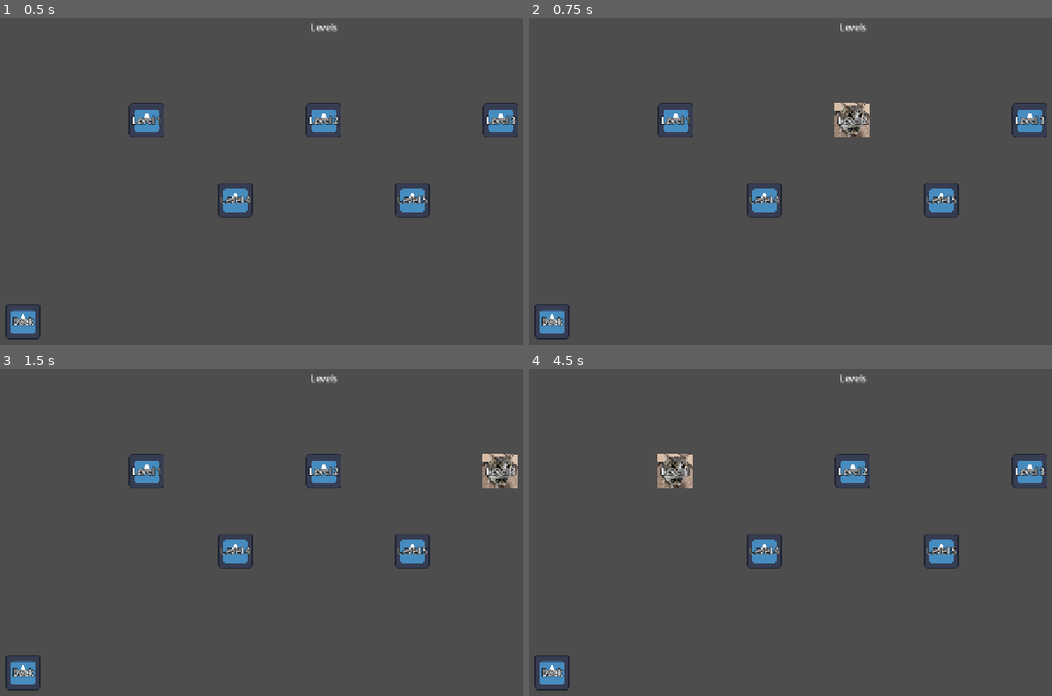
Above: before the commit, frames 1-4 (two rows, left to right).
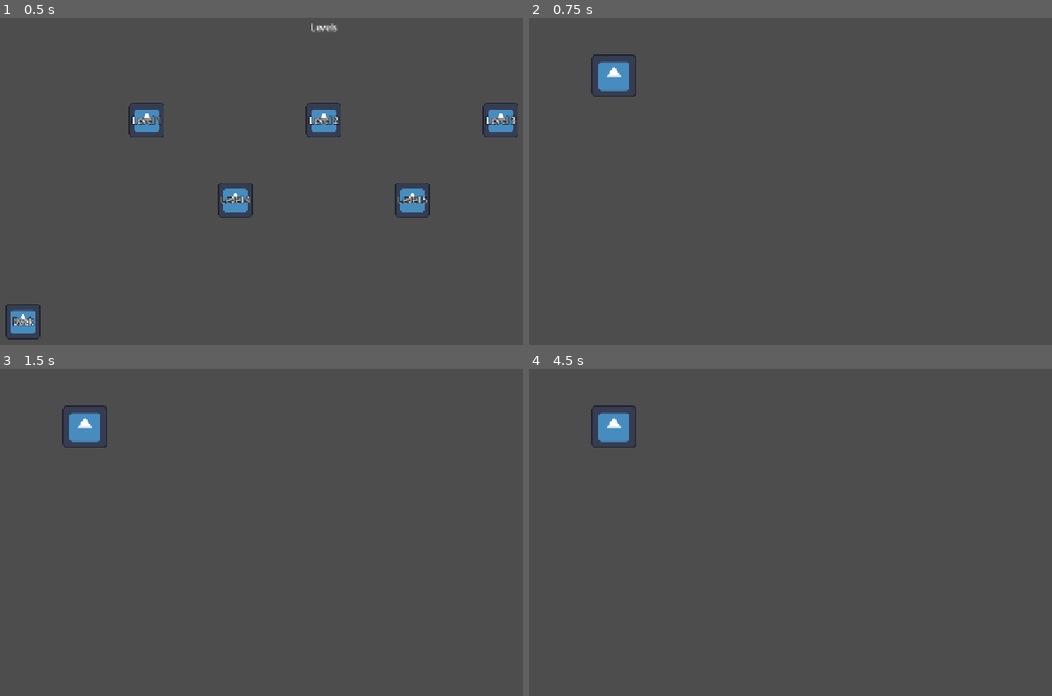
Above: after the commit, the same moments.

Repository: Couselin/RadiacionRune
Game: Godot game, scene res://01_scenes/04_screens/level_selection.tscn
Same seed, same stepped clock (60 frames per second), same inputs: the game is played once before the commit and once after it. This scene is started directly instead of the project's main scene. The engine's default icon, where the game draws it, is replaced by a stand-in: a white triangle on a blue panel in a dark square.
Inputs (mouse positions are in pixels of both pictures, inside the frame that each line leads up to):
- Up to frame 1 (0.5 s): no input
- Up to frame 2 (0.75 s): click "Level 2" at 0.5 s
- Up to frame 3 (1.5 s): click (502, 470) at 1.25 s, where only the run before the commit has a clickable "Level 3"
- Up to frame 4 (4.5 s): click (764, 552) at 2 s, where only the run before the commit has a clickable "Level 4"; click (942, 552) at 2.75 s, where only the run before the commit has a clickable "Level 5"; click (549, 673) at 3.5 s, where only the run before the commit has a clickable "Back"; click (675, 470) at 4.25 s, where only the run before the commit has a clickable "Level 1"

Frame 1 is identical in both runs. In frame 2, 3.4% of the frame differs, in the area x 1-99%, y 1-99%; in frame 3, 3.4%; in frame 4, 3.5%.

Commit message:
:sparkles: UI screens now transition yippiee
99_testLevel is used as a placeholder for the real levels

Diff:
--- /dev/null
+++ b/radiacion-rune/01_scenes/04_screens/level_selection.gd
@@ -0,0 +1,25 @@
+extends Control
+
+
+func _on_level_1_pressed():
+	get_tree().change_scene_to_file("res://01_scenes/03_levels/99_test.tscn")
+
+
+func _on_level_2_pressed():
+	get_tree().change_scene_to_file("res://01_scenes/03_levels/99_test.tscn")
+
+
+func _on_level_3_pressed():
+	get_tree().change_scene_to_file("res://01_scenes/03_levels/99_test.tscn")
+
+
+func _on_level_4_pressed():
+	get_tree().change_scene_to_file("res://01_scenes/03_levels/99_test.tscn")
+
+
+func _on_level_5_pressed():
+	get_tree().change_scene_to_file("res://01_scenes/03_levels/99_test.tscn")
+
+
+func _on_back_pressed():
+	get_tree().change_scene_to_file("res://01_scenes/04_screens/main_menu.tscn")
--- a/radiacion-rune/01_scenes/04_screens/level_selection.tscn
+++ b/radiacion-rune/01_scenes/04_screens/level_selection.tscn
@@ -1,5 +1,6 @@
 [gd_scene format=3 uid="uid://cr6b8uqfmsy0p"]
 
+[ext_resource type="Script" uid="uid://dhc6uy25uxcur" path="res://01_scenes/04_screens/level_selection.gd" id="1_1cnjc"]
 [ext_resource type="PackedScene" uid="uid://dmy3ujnuhgg0e" path="res://01_scenes/04_screens/01_components/custom_button.tscn" id="1_mciy3"]
 
 [node name="LevelSelection" type="Control" unique_id=1523993108]
@@ -9,6 +10,7 @@
 anchor_bottom = 1.0
 grow_horizontal = 2
 grow_vertical = 2
+script = ExtResource("1_1cnjc")
 
 [node name="Label" type="Label" parent="." unique_id=358791834]
 layout_mode = 1
@@ -111,3 +113,10 @@
 offset_bottom = 0.0
 grow_vertical = 0
 button_text = "Back"
+
+[connection signal="pressed" from="Level1" to="." method="_on_level_1_pressed"]
+[connection signal="pressed" from="Level2" to="." method="_on_level_2_pressed"]
+[connection signal="pressed" from="Level3" to="." method="_on_level_3_pressed"]
+[connection signal="pressed" from="Level4" to="." method="_on_level_4_pressed"]
+[connection signal="pressed" from="Level5" to="." method="_on_level_5_pressed"]
+[connection signal="pressed" from="Back" to="." method="_on_back_pressed"]
--- /dev/null
+++ b/radiacion-rune/01_scenes/04_screens/level_success.gd
@@ -0,0 +1,14 @@
+extends Control
+
+
+
+func _on_level_selection_button_pressed():
+	get_tree().change_scene_to_file("res://01_scenes/04_screens/level_selection.tscn")
+
+
+func _on_replay_button_pressed():
+	get_tree().change_scene_to_file("res://01_scenes/03_levels/99_test.tscn")
+
+
+func _on_next_level_button_pressed():
+	get_tree().change_scene_to_file("res://01_scenes/03_levels/99_test.tscn")
--- /dev/null
+++ b/radiacion-rune/01_scenes/04_screens/level_success.tscn
@@ -0,0 +1,148 @@
+[gd_scene format=3 uid="uid://ct74vbf5sygrs"]
+
+[ext_resource type="PackedScene" uid="uid://dmy3ujnuhgg0e" path="res://01_scenes/04_screens/01_components/custom_button.tscn" id="1_cuocc"]
+[ext_resource type="Script" uid="uid://dpwrsnjgggl3y" path="res://01_scenes/04_screens/level_success.gd" id="1_yqif4"]
+
+[node name="LevelSuccess" type="Control" unique_id=1853997539]
+layout_mode = 3
+anchors_preset = 15
+anchor_right = 1.0
+anchor_bottom = 1.0
+grow_horizontal = 2
+grow_vertical = 2
+script = ExtResource("1_yqif4")
+
+[node name="Labels" type="Control" parent="." unique_id=1791732049]
+layout_mode = 1
+anchors_preset = 15
+anchor_right = 1.0
+anchor_bottom = 1.0
+grow_horizontal = 2
+grow_vertical = 2
+
+[node name="Message" type="Label" parent="Labels" unique_id=1617384915]
+layout_mode = 1
+anchors_preset = -1
+anchor_left = 0.5
+anchor_top = 0.05
+anchor_right = 0.5
+anchor_bottom = 0.05
+offset_left = -82.0
+offset_top = -11.5
+offset_right = 82.0
+offset_bottom = 11.5
+grow_horizontal = 2
+grow_vertical = 2
+text = "Nivel superado"
+horizontal_alignment = 1
+uppercase = true
+
+[node name="Replay" type="Label" parent="Labels" unique_id=306050329]
+layout_mode = 1
+anchors_preset = -1
+anchor_left = 0.5
+anchor_top = 0.6
+anchor_right = 0.5
+anchor_bottom = 0.6
+grow_horizontal = 2
+grow_vertical = 2
+text = "	Replay level"
+
+[node name="Level Selection" type="Label" parent="Labels" unique_id=689422305]
+layout_mode = 1
+anchors_preset = -1
+anchor_left = 0.25
+anchor_top = 0.6
+anchor_right = 0.25
+anchor_bottom = 0.6
+grow_horizontal = 2
+grow_vertical = 2
+text = "Level Selection"
+
+[node name="Next Level" type="Label" parent="Labels" unique_id=869260314]
+layout_mode = 1
+anchors_preset = -1
+anchor_left = 0.75
+anchor_top = 0.6
+anchor_right = 0.75
+anchor_bottom = 0.6
+grow_horizontal = 2
+grow_vertical = 2
+text = "Next Level"
+
+[node name="Time" type="Label" parent="Labels" unique_id=1832498597]
+layout_mode = 1
+anchors_preset = -1
+anchor_left = 0.15
+anchor_top = 0.4
+anchor_right = 0.2
+anchor_bottom = 0.4
+grow_vertical = 2
+text = "Time 00:00:00"
+
+[node name="TimeRecord" type="Label" parent="Labels" unique_id=962818427]
+layout_mode = 1
+anchors_preset = -1
+anchor_left = 0.8
+anchor_top = 0.4
+anchor_right = 0.85
+anchor_bottom = 0.4
+grow_vertical = 2
+text = "Time Record 00:00:00"
+
+[node name="Buttons" type="Control" parent="." unique_id=1314931324]
+layout_mode = 1
+anchors_preset = 15
+anchor_right = 1.0
+anchor_bottom = 1.0
+grow_horizontal = 2
+grow_vertical = 2
+
+[node name="Level Selection Button" parent="Buttons" unique_id=997814475 instance=ExtResource("1_cuocc")]
+layout_mode = 1
+anchors_preset = -1
+anchor_left = 0.25
+anchor_top = 0.75
+anchor_right = 0.25
+anchor_bottom = 0.75
+offset_left = 0.0
+offset_top = 0.0
+offset_right = 0.0
+offset_bottom = 0.0
+grow_horizontal = 2
+grow_vertical = 2
+button_text = ""
+
+[node name="Replay Button" parent="Buttons" unique_id=1218337962 instance=ExtResource("1_cuocc")]
+layout_mode = 1
+anchors_preset = -1
+anchor_left = 0.5
+anchor_top = 0.75
+anchor_right = 0.5
+anchor_bottom = 0.75
+offset_left = 0.0
+offset_top = 0.0
+offset_right = 0.0
+offset_bottom = 0.0
+grow_horizontal = 2
+grow_vertical = 2
+button_text = ""
+
+[node name="Next Level Button" parent="Buttons" unique_id=1998706754 instance=ExtResource("1_cuocc")]
+layout_mode = 1
+anchors_preset = -1
+anchor_left = 0.75
+anchor_top = 0.75
+anchor_right = 0.75
+anchor_bottom = 0.75
+offset_left = 0.0
+offset_top = 0.0
+offset_right = 0.0
+offset_bottom = 0.0
+grow_horizontal = 2
+grow_vertical = 2
+button_text = ""
+
+[connection signal="pressed" from="Buttons/Level Selection Button" to="." method="_on_level_selection_button_pressed"]
+[connection signal="pressed" from="Buttons/Replay Button" to="." method="_on_replay_button_pressed"]
+[connection signal="pressed" from="Buttons/Next Level Button" to="." method="_on_next_level_button_pressed"]
--- /dev/null
+++ b/radiacion-rune/01_scenes/04_screens/main_menu.gd
@@ -0,0 +1,9 @@
+extends Control
+
+
+func _on_exit_pressed():
+	get_tree().quit()
+
+
+func _on_select_level_pressed():
+	get_tree().change_scene_to_file("res://01_scenes/04_screens/level_selection.tscn")
--- a/radiacion-rune/01_scenes/04_screens/main_menu.tscn
+++ b/radiacion-rune/01_scenes/04_screens/main_menu.tscn
@@ -1,6 +1,7 @@
 [gd_scene format=3 uid="uid://c3kefqelt8ton"]
 
 [ext_resource type="PackedScene" uid="uid://dmy3ujnuhgg0e" path="res://01_scenes/04_screens/01_components/custom_button.tscn" id="1_5usjw"]
+[ext_resource type="Script" uid="uid://cv2pugkg548vo" path="res://01_scenes/04_screens/main_menu.gd" id="1_fq243"]
 
 [node name="MainMenu" type="Control" unique_id=357869142]
 layout_mode = 3
@@ -9,6 +10,7 @@
 anchor_bottom = 1.0
 grow_horizontal = 2
 grow_vertical = 2
+script = ExtResource("1_fq243")
 
 [node name="SelectLevel" parent="." unique_id=997814475 instance=ExtResource("1_5usjw")]
 layout_mode = 0
@@ -17,7 +19,6 @@
 offset_right = 788.0
 offset_bottom = 466.0
 ignore_texture_size = false
-stretch_mode = 5
 button_text = "Select Level"
 
 [node name="Exit" parent="." unique_id=2035615169 instance=ExtResource("1_5usjw")]
@@ -27,7 +28,6 @@
 offset_right = 788.0
 offset_bottom = 598.0
 ignore_texture_size = false
-stretch_mode = 5
 button_text = "Exit"
 
 [node name="Label" type="Label" parent="." unique_id=804545514]
@@ -45,3 +45,6 @@
 grow_vertical = 2
 text = "Sweet Scape"
 uppercase = true
+
+[connection signal="pressed" from="SelectLevel" to="." method="_on_select_level_pressed"]
+[connection signal="pressed" from="Exit" to="." method="_on_exit_pressed"]
Not shown, added: radiacion-rune/01_scenes/04_screens/level_selection.gd.uid
Not shown, added: radiacion-rune/01_scenes/04_screens/level_success.gd.uid
Not shown, added: radiacion-rune/01_scenes/04_screens/main_menu.gd.uid
